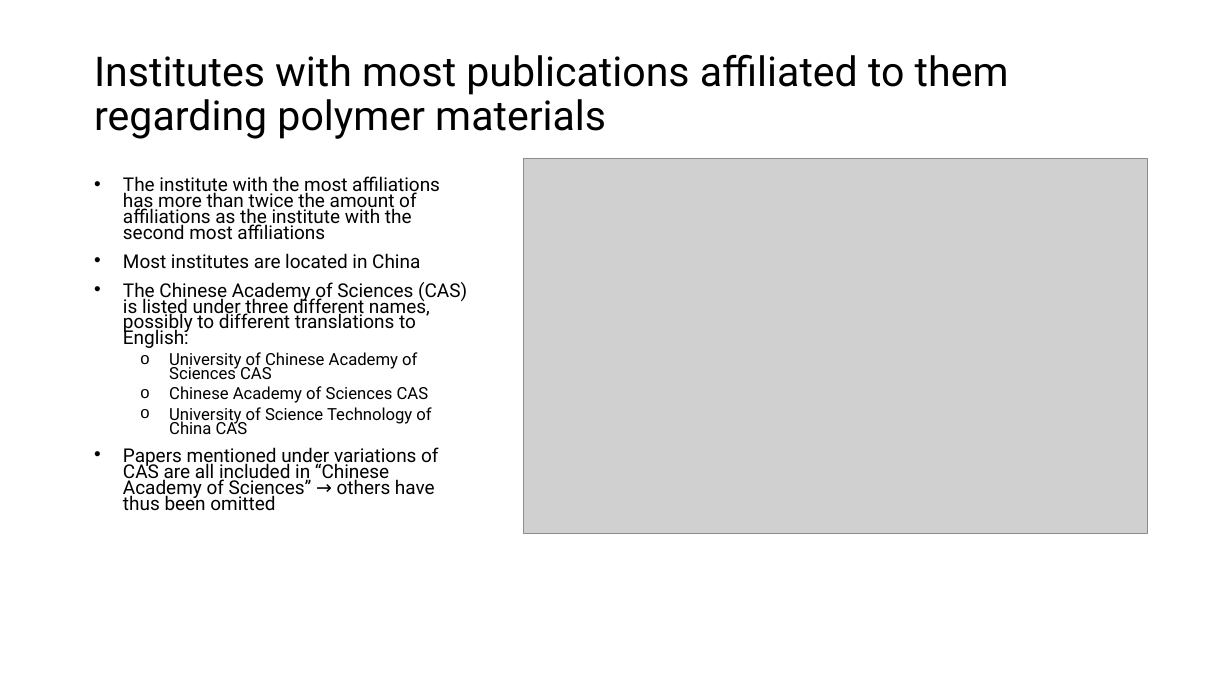
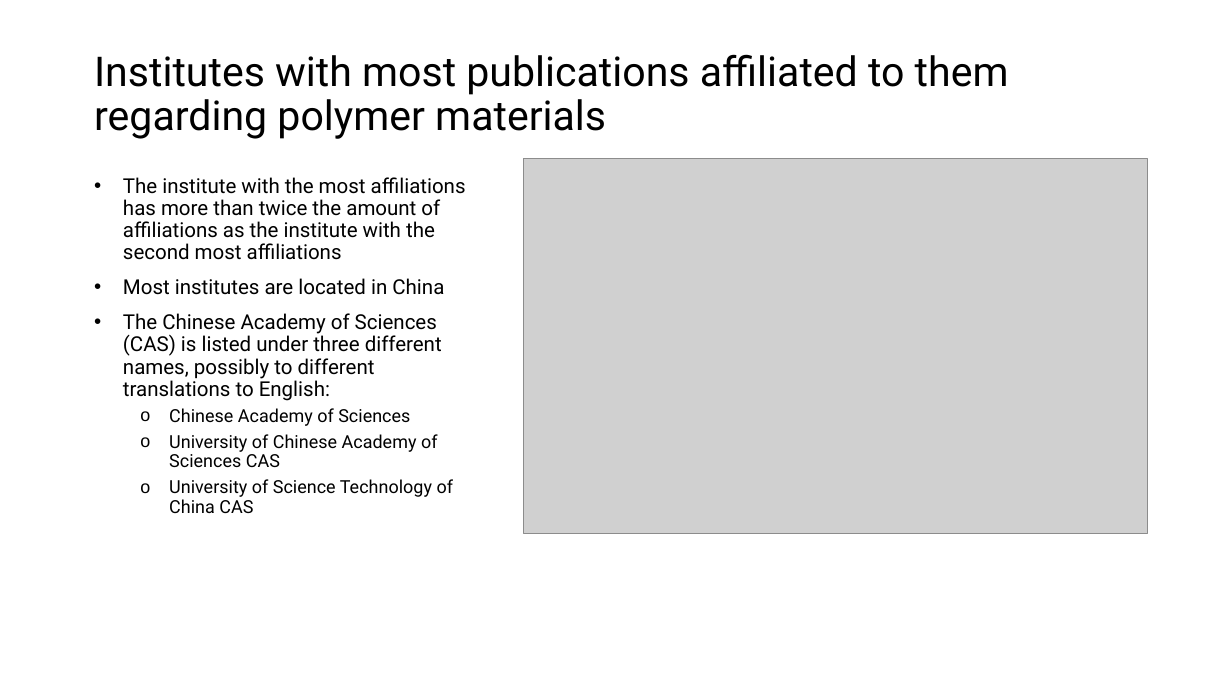
Before and after one commit to GMPuntigam/DataDrivenForesight, a slide deck: slide 10 of presentation/DataDrivenForesight.pptx. Drawn at 1232x693 pixels with LibreOffice and Linux fonts; fonts in the diff are those of the drawing; grey boxes stand for pictures. Boxes give left, top, right and bottom in pixels: in the first picture for what was removed or moved away, otherwise in the second. Text is boxed around its words. In the diff, an @@ line names an element or a change of style, - is before the commit and + after.

```diff
--- a/presentation/DataDrivenForesight.pptx
+++ b/presentation/DataDrivenForesight.pptx
@@ text at (x1=123, y1=177, x2=466, y2=513): size 14.8 to 16 pt in "The institute with the most affiliations has ...", "Most institutes are located in China", "The Chinese Academy of Sciences (CAS) is ..."; size 12.9 to 14 pt in "University of Chinese Academy of Sciences CAS", "University of Science Technology of China CAS"; line spacing 0.7 to 0.9 @@
@@ text at (x1=169, y1=386, x2=429, y2=403): paragraph removed @@
-  o Chinese Academy of Sciences CAS
@@ text at (x1=169, y1=408, x2=410, y2=426): paragraph added @@
+  o Chinese Academy of Sciences
@@ text at (x1=123, y1=447, x2=438, y2=511): paragraph removed @@
-• Papers mentioned under variations of CAS are all included in “Chinese Academy of Sciences” → others have thus been omitted
```
Also in this commit, not shown: 2 other slides changed, 1 slide added.
